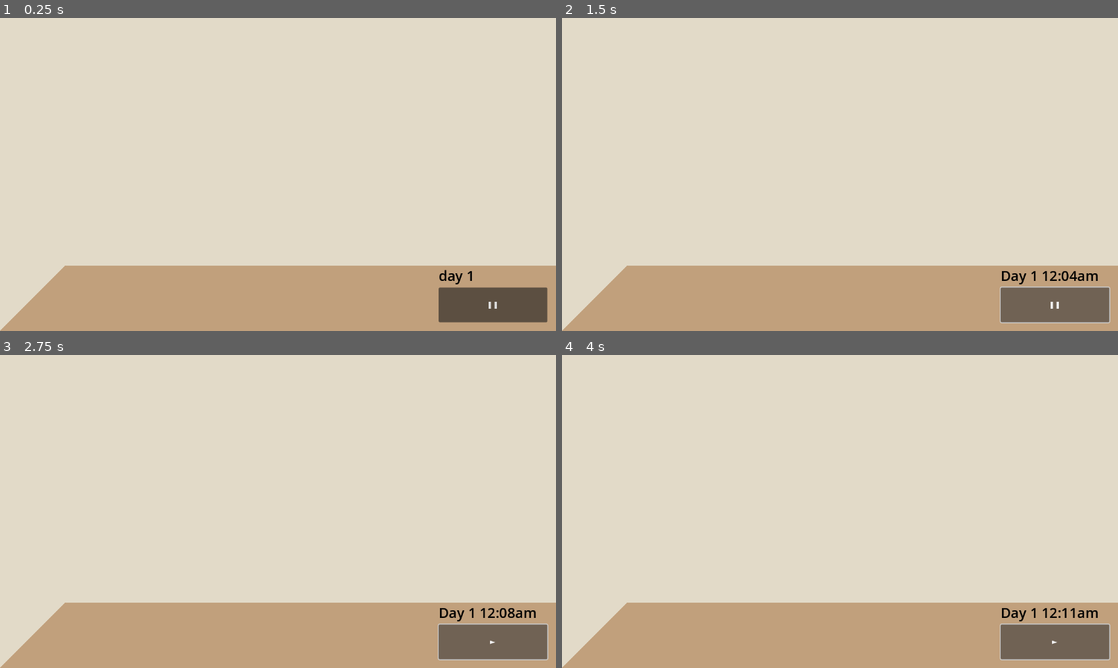
Above: before the commit, frames 1-4 (two rows, left to right).
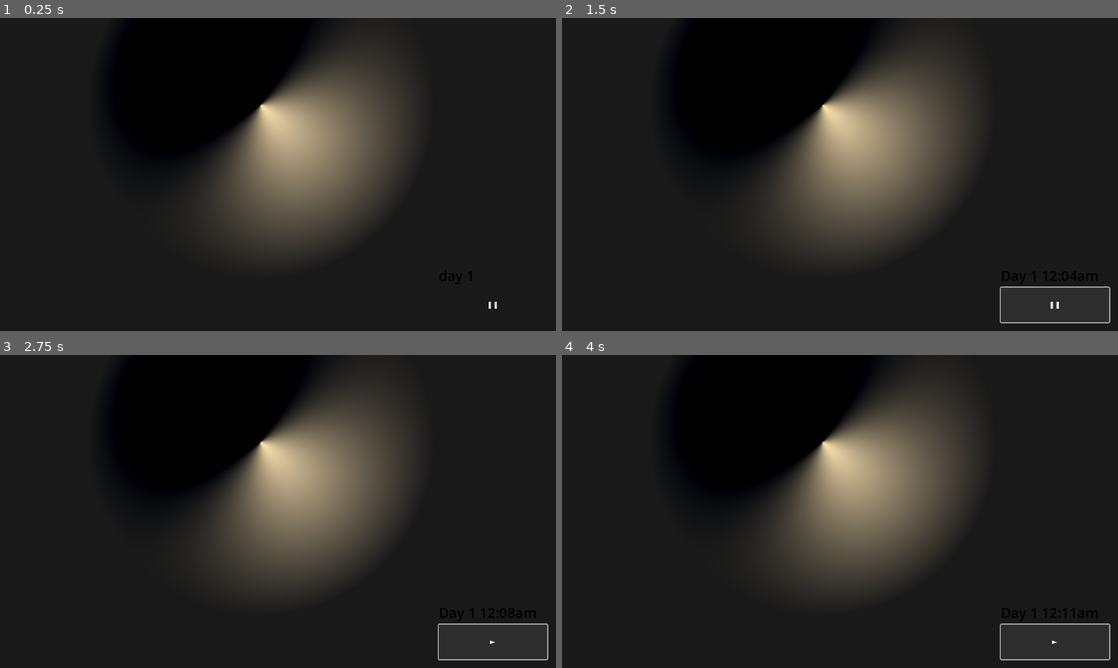
Above: after the commit, the same moments.

Repository: jac192133/Ecobana
Game: Godot game, scene res://scenes/RoomScene.tscn
Same seed, same stepped clock (60 frames per second), same inputs: the game is played once before the commit and once after it.
Inputs:
- Up to frame 1 (0.25 s): no input
- Up to frame 2 (1.5 s): click "❚❚" at 0.5 s; click "►" at 1.25 s
- Up to frame 3 (2.75 s): click "❚❚" at 2 s
- Up to frame 4 (4 s): click "►" at 2.75 s; click "❚❚" at 3.5 s

The runs differ from the first frame. In frame 1, 100% of the frame differs, in the area x 0-100%, y 0-100%; in frame 2, 100%; in frame 3, 100%; in frame 4, 100%.

Commit message:
attempted failed light tweaks

Diff:
--- a/godotecobana/scenes/RoomScene.tscn
+++ b/godotecobana/scenes/RoomScene.tscn
@@ -1,8 +1,39 @@
-[gd_scene load_steps=4 format=3 uid="uid://enjmj0ap4g8g"]
+[gd_scene load_steps=6 format=3 uid="uid://enjmj0ap4g8g"]
 
 [ext_resource type="Script" path="res://scenes/time_manager.gd" id="7_pvwk2"]
 [ext_resource type="Script" path="res://scenes/pause_toggle_button.gd" id="8_halce"]
 [ext_resource type="Script" path="res://scenes/calender_label.gd" id="8_yqss7"]
+
+[sub_resource type="Shader" id="Shader_c3lnk"]
+code = "shader_type canvas_item;
+
+// Light properties
+uniform vec2 light_position = vec2(600.0, 200.0); // Light position
+uniform vec3 light_color = vec3(1.0, 0.9, 0.7); // Light color
+uniform float light_intensity = 1.0;
+uniform float light_falloff = 0.0025; // How fast light fades
+uniform vec2 surface_normal = vec2(0.0, -1.0); // Default normal (faces downward)
+
+void fragment() {
+    vec2 uv_pos = SCREEN_UV * vec2(1280.0, 720.0); // Scale UV to match room size
+    vec2 light_dir = normalize(light_position - uv_pos);
+
+    float angle_factor = dot(light_dir, surface_normal); // Light angle impact
+    float dist = length(uv_pos - light_position);
+    float shading = clamp(1.0 - (dist * light_falloff), 0.0, 1.0) * angle_factor;
+
+    vec3 color = mix(vec3(0.1, 0.1, 0.1), light_color, shading * light_intensity);
+
+    COLOR = vec4(color, 1.0);
+}"
+
+[sub_resource type="ShaderMaterial" id="ShaderMaterial_j5syj"]
+shader = SubResource("Shader_c3lnk")
+shader_parameter/light_position = Vector2(600, 200)
+shader_parameter/light_color = Vector3(1, 0.9, 0.7)
+shader_parameter/light_intensity = 1.0
+shader_parameter/light_falloff = 0.0025
+shader_parameter/surface_normal = Vector2(-0.7, -0.7)
 
 [node name="RoomScene" type="Node2D"]
 texture_filter = 1
@@ -47,32 +78,38 @@
 
 [node name="RoomBack" type="Polygon2D" parent="Room"]
 z_index = -1
+material = SubResource("ShaderMaterial_j5syj")
 color = Color(0.890196, 0.854902, 0.788235, 1)
 polygon = PackedVector2Array(0, 0, 1280, 0, 1280, 720, 0, 720)
 
 [node name="RoomFront" type="Polygon2D" parent="Room"]
 visible = false
 z_index = 2
+material = SubResource("ShaderMaterial_j5syj")
 position = Vector2(-300, 300)
 color = Color(0.0745098, 0.854902, 0.788235, 1)
 polygon = PackedVector2Array(0, 0, 1280, 0, 1280, 720, 0, 720)
 
 [node name="RoomBottom" type="Polygon2D" parent="Room"]
+material = SubResource("ShaderMaterial_j5syj")
 color = Color(0.760784, 0.627451, 0.490196, 1)
 polygon = PackedVector2Array(0, 720, 1280, 720, 980, 1020, -300, 1020)
 
 [node name="RoomTop" type="Polygon2D" parent="Room"]
 visible = false
 z_index = 2
+material = SubResource("ShaderMaterial_j5syj")
 color = Color(0.760784, 0.054902, 0.490196, 1)
 polygon = PackedVector2Array(0, 0, 1280, 0, 980, 300, -300, 300)
 
 [node name="RoomLeft" type="Polygon2D" parent="Room"]
+material = SubResource("ShaderMaterial_j5syj")
 color = Color(0.890196, 0.854902, 0.788235, 1)
 polygon = PackedVector2Array(0, 0, -300, 300, -300, 1020, 0, 720)
 
 [node name="RoomRight" type="Polygon2D" parent="Room"]
 visible = false
+material = SubResource("ShaderMaterial_j5syj")
 color = Color(0.00784314, 0.854902, 0.027451, 1)
 polygon = PackedVector2Array(1280, 0, 980, 300, 980, 1020, 1280, 720)
 
--- /dev/null
+++ b/godotecobana/shaders/room_shader.gdshader
@@ -0,0 +1,21 @@
+shader_type canvas_item;
+
+// Light properties
+uniform vec2 light_position = vec2(600.0, 200.0); // Light position
+uniform vec3 light_color = vec3(1.0, 0.9, 0.7); // Light color
+uniform float light_intensity = 1.0;
+uniform float light_falloff = 0.0025; // How fast light fades
+uniform vec2 surface_normal = vec2(0.0, -1.0); // Default normal (faces downward)
+
+void fragment() {
+    vec2 uv_pos = SCREEN_UV * vec2(1280.0, 720.0); // Scale UV to match room size
+    vec2 light_dir = normalize(light_position - uv_pos);
+
+    float angle_factor = dot(light_dir, surface_normal); // Light angle impact
+    float dist = length(uv_pos - light_position);
+    float shading = clamp(1.0 - (dist * light_falloff), 0.0, 1.0) * angle_factor;
+
+    vec3 color = mix(vec3(0.1, 0.1, 0.1), light_color, shading * light_intensity);
+
+    COLOR = vec4(color, 1.0);
+}
--- a/godotecobana/shaders/wall_shader.gdshader
+++ /dev/null
@@ -1,9 +0,0 @@
-shader_type canvas_item;
-
-void fragment() {
-    vec2 uv = UV;
-    float gradient = uv.x; // Left to right gradient
-    vec4 color_start = vec4(1.0, 0.854, 0.725, 1.0); // Light peach
-    vec4 color_end = vec4(0.9, 0.7, 0.6, 1.0); // Slightly darker peach
-    COLOR = mix(color_start, color_end, gradient);
-}
--- a/godotecobana/shaders/water_shader.gdshader
+++ /dev/null
@@ -1,18 +0,0 @@
-shader_type canvas_item;
-
-// Explicitly declare the water texture
-uniform sampler2D water_texture;
-uniform float transparency; // Transparency control
-
-void fragment() {
-    vec2 uv = UV;
-
-    // Sample the texture correctly
-    vec4 tex_color = texture(water_texture, uv);
-
-    // Ensure transparency is applied without making it fully invisible
-    tex_color.a *= max(transparency, 0.2); // Prevent full invisibility
-
-    // Output the final color
-    COLOR = tex_color;
-}
